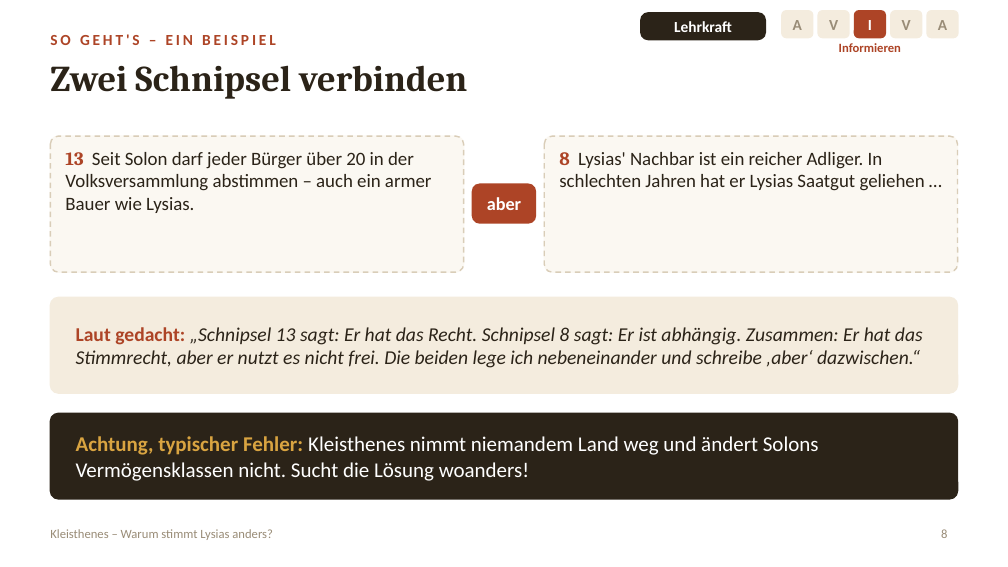
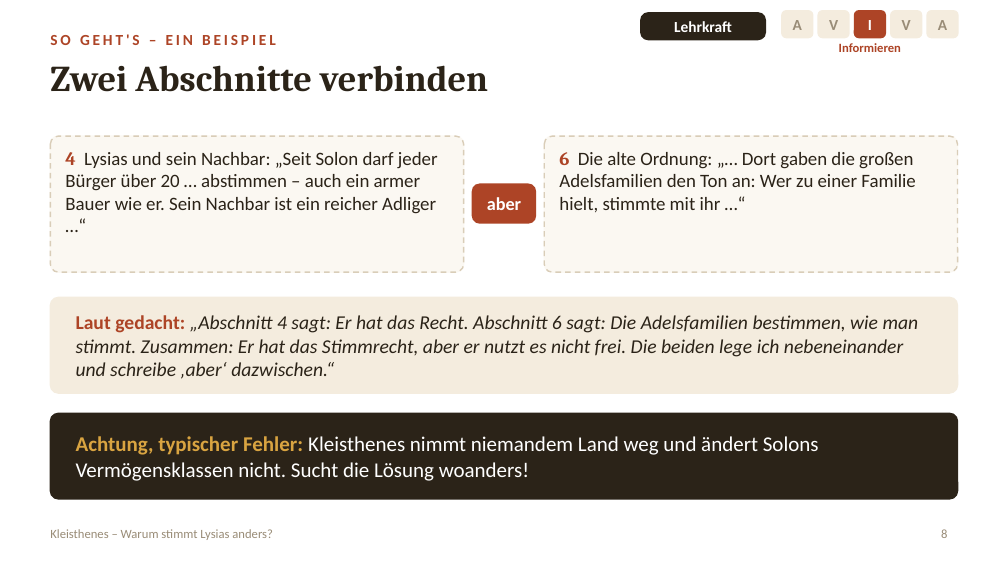
Before and after one commit to golzkonstantin-gif/Schule, a slide deck: slide 8 of Geschichte_11/Stunde_Kleisthenes/Folien_Kleisthenes.pptx. Drawn at 1008x567 pixels with LibreOffice and Linux fonts; fonts in the diff are those of the drawing. Boxes give left, top, right and bottom in pixels: in the first picture for what was removed or moved away, otherwise in the second. Text is boxed around its words. In the diff, an @@ line names an element or a change of style, - is before the commit and + after.

```diff
--- a/Geschichte_11/Stunde_Kleisthenes/Folien_Kleisthenes.pptx
+++ b/Geschichte_11/Stunde_Kleisthenes/Folien_Kleisthenes.pptx
@@ text at (x1=50, y1=65, x2=488, y2=92): text changed @@
-Zwei Schnipsel verbinden
+Zwei Abschnitte verbinden
@@ text at (x1=65, y1=152, x2=438, y2=214): text changed @@
-13 Seit Solon darf jeder Bürger über 20 in der Volksversammlung abstimmen – auch ein armer Bauer wie Lysias.
+4 Lysias und sein Nachbar: „Seit Solon darf jeder Bürger über 20 … abstimmen – auch ein armer Bauer wie er. Sein Nachbar ist ein reicher Adliger …“
@@ text at (x1=559, y1=152, x2=915, y2=212): text changed @@
-8 Lysias' Nachbar ist ein reicher Adliger. In schlechten Jahren hat er Lysias Saatgut geliehen …
+6 Die alte Ordnung: „… Dort gaben die großen Adelsfamilien den Ton an: Wer zu einer Familie hielt, stimmte mit ihr …“
@@ text at (x1=76, y1=315, x2=919, y2=379): text changed @@
-Laut gedacht: „Schnipsel 13 sagt: Er hat das Recht. Schnipsel 8 sagt: Er ist abhängig. Zusammen: Er hat das Stimmrecht, aber er nutzt es nicht frei. Die beiden lege ich nebeneinander und schreibe ‚aber‘ dazwischen.“
+Laut gedacht: „Abschnitt 4 sagt: Er hat das Recht. Abschnitt 6 sagt: Die Adelsfamilien bestimmen, wie man stimmt. Zusammen: Er hat das Stimmrecht, aber er nutzt es nicht frei. Die beiden lege ich nebeneinander und schreibe ‚aber‘ dazwischen.“
```
Also in this commit, not shown: 2 other slides changed, 11 other files.
